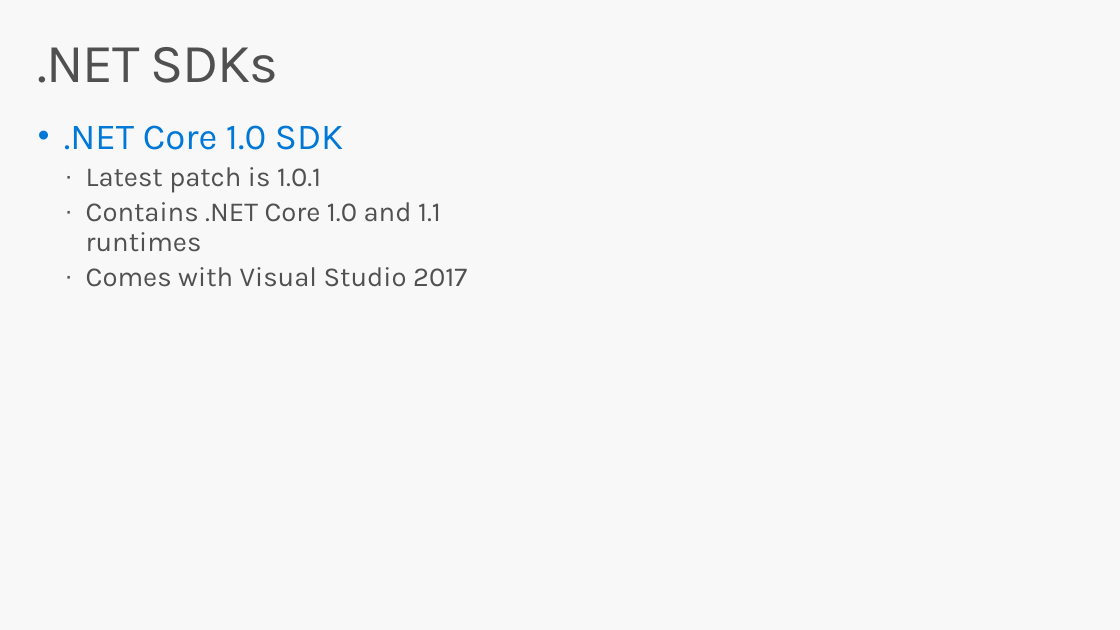
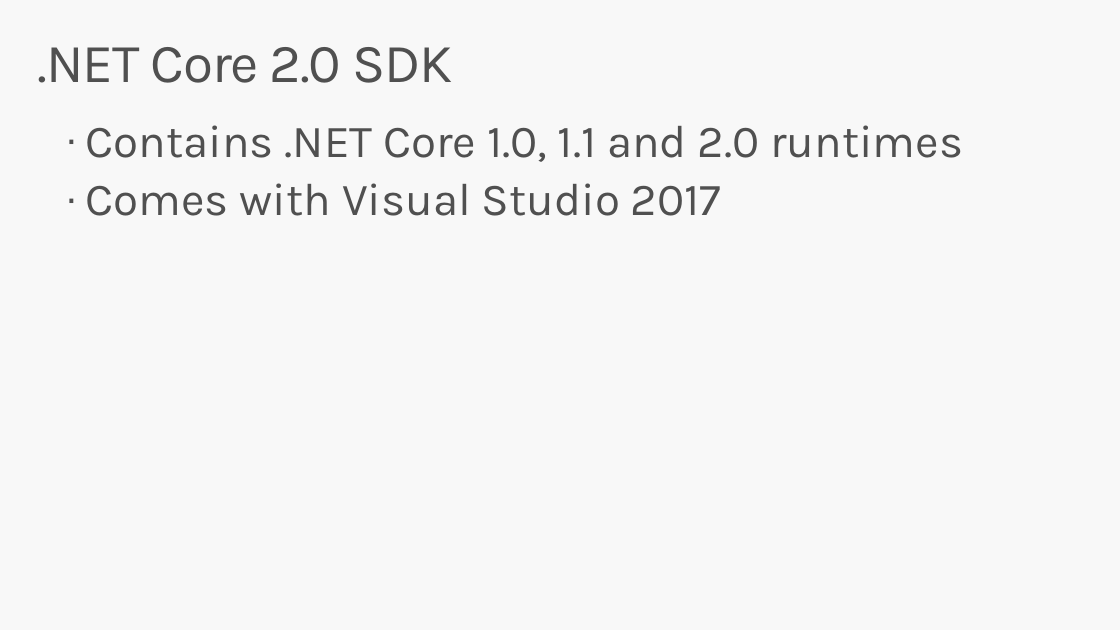
Before and after one commit to dotnet-presentations/dotnetcore-workshop, a slide deck: slide 18 of 1-Overview-Tools-Acquisition/netcore-workshop-overview-tools.pptx (slide 42 before the commit). Drawn at 1120x630 pixels with LibreOffice and Linux fonts; fonts in the diff are those of the drawing; background and template pictures are left out. Boxes give left, top, right and bottom in pixels: in the first picture for what was removed or moved away, otherwise in the second. Text is boxed around its words. In the diff, an @@ line names an element or a change of style, - is before the commit and + after.

```diff
--- a/1-Overview-Tools-Acquisition/netcore-workshop-overview-tools.pptx
+++ b/1-Overview-Tools-Acquisition/netcore-workshop-overview-tools.pptx
@@ title at (x1=38, y1=47, x2=452, y2=83): text changed @@
-.NET SDKs
+.NET Core 2.0 SDK
@@ text at (x1=86, y1=125, x2=963, y2=162): text changed; size 24 to 40 pt @@
-• .NET Core 1.0 SDK
-  · Latest patch is 1.0.1
-  · Contains .NET Core 1.0 and 1.1 runtimes
+  · Contains .NET Core 1.0, 1.1 and 2.0 runtimes
@@ text at (x1=86, y1=183, x2=721, y2=216): size 24 to 40 pt in "Comes with Visual Studio 2017"; more space between paragraphs @@
```
Also in this commit, not shown: 19 other slides changed, 3 slides added, 5 slides removed.
